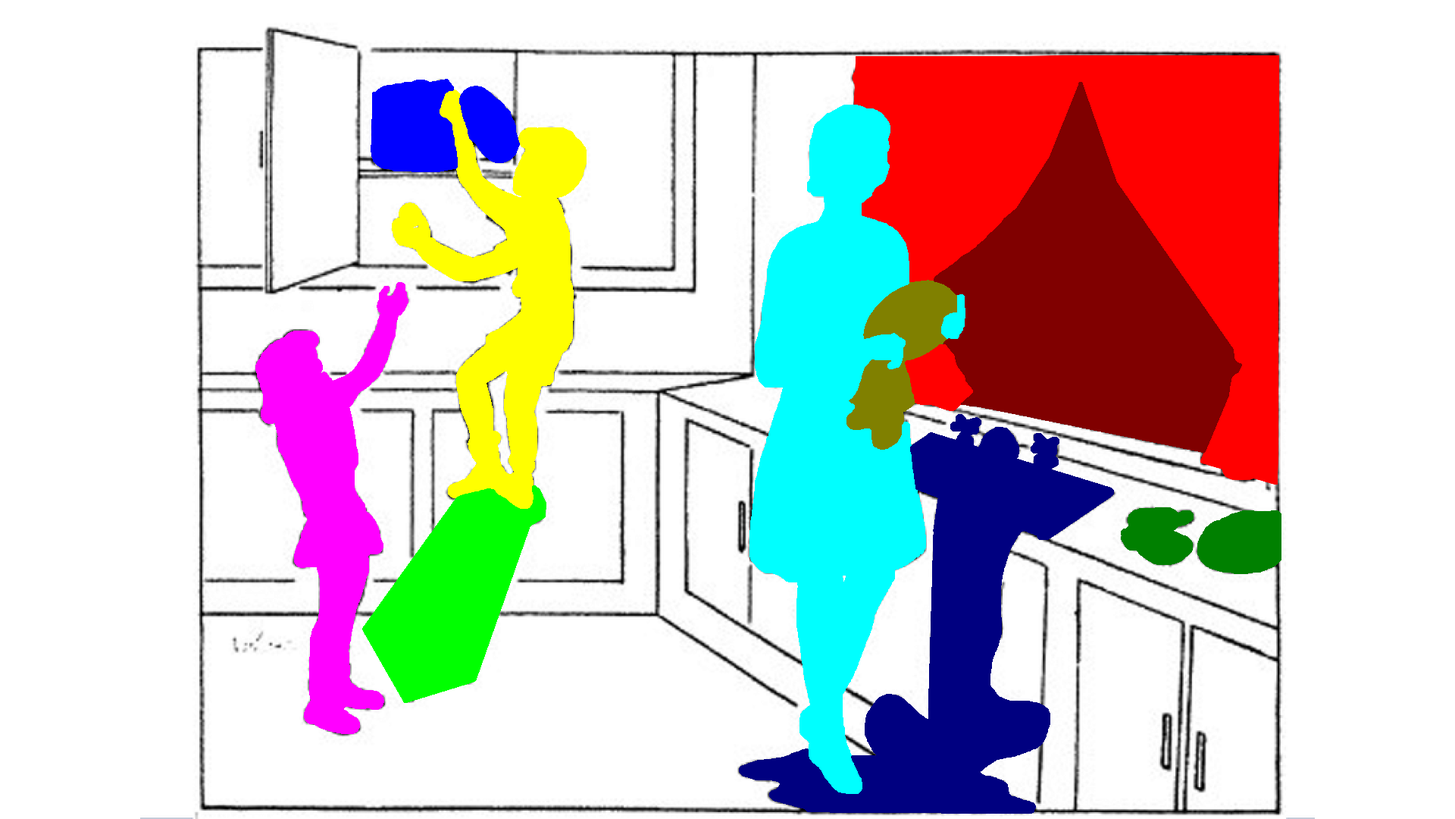
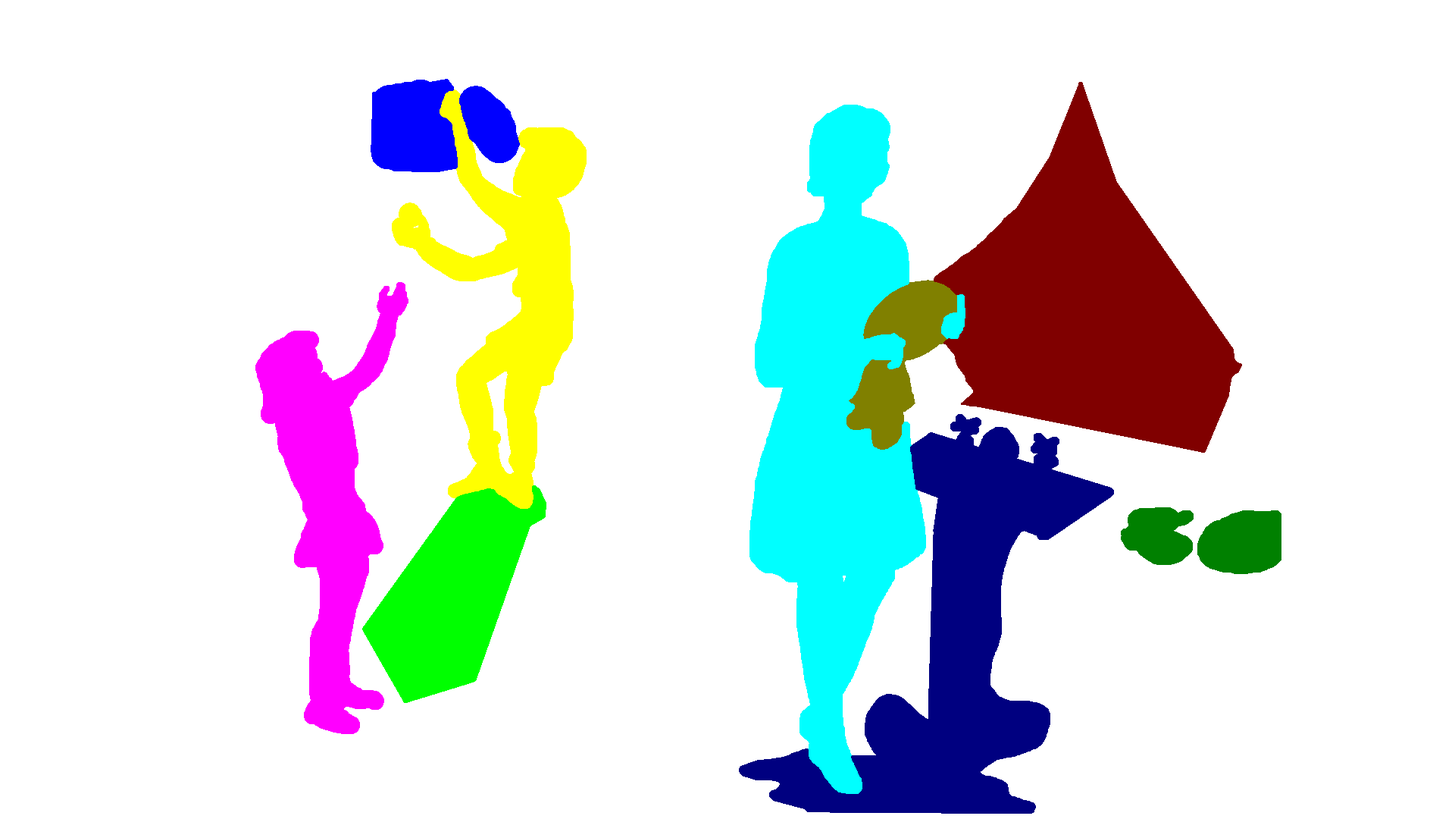
Two versions of the same layered image (1455 x 819). Layer-by-layer changes:
added layer "Copy of Paint Layer 14" (1st of 2) above "Paint Layer 14" over left=242, top=21, right=1316, bottom=819
hid "Paint Layer 14" (1st of 2), painted on it over left=242, top=21, right=1316, bottom=819
hid "Background", painted on it over left=140, top=21, right=1316, bottom=819
